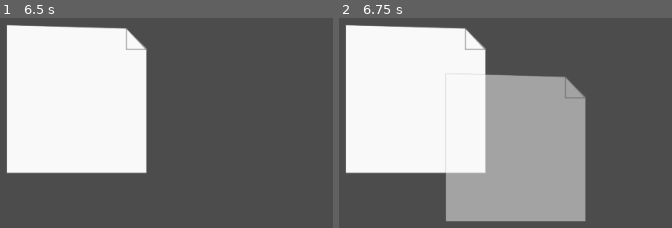
Above: before the commit, frames 1-2 (left to right).
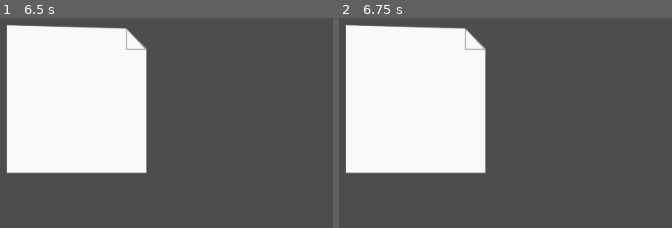
Above: after the commit, the same moments.

Repository: JoonasHeinonen/TeamStonksFGJ
Game: Godot game, scene res://Objects/FileObject.tscn
Same seed, same stepped clock (60 frames per second), same inputs: the game is played once before the commit and once after it. The project has no main scene, so this scene is started directly.
Inputs (mouse positions are in pixels of both pictures, inside the frame that each line leads up to):
- Up to frame 1 (6.5 s): click (76, 99) at 0.5 s; click (76, 99) at 1.25 s; click (76, 99) at 2 s; tap Enter at 2.75, 4.25, 5.75 s; move the mouse to (outside the picture) at 2.77 s; click (outside the picture) at 2.85 s; tap Space at 3.5, 5 s; drag from (outside the picture) to (outside the picture) at 3.52 s; move the mouse to (outside the picture) at 4.27 s; click (outside the picture) at 4.35 s; drag from (outside the picture) to (136, 165) at 5.02 s; move the mouse to (outside the picture) at 5.77 s; click (outside the picture) at 5.85 s
- Up to frame 2 (6.75 s): tap Space at 6.5 s; drag from (475, 165) to (595, 118) at 6.52 s

Frame 1 is identical in both runs. In frame 2, 23% of the frame differs, in the area x 32-75%, y 26-97%.

Commit message:
Reorganized GameContainer window to acccommodate all game elements in one place

Diff:
--- a/FileObject.gd
+++ b/FileObject.gd
@@ -30,6 +30,9 @@
 export var image = ""  # Path reference for file for texture change
 var hint_image = ""
 var dragging = false
+var sublevel = 0  # What level file is this; hide all other files
+onready var folder_image = preload("res://gfx/folder.png")
+onready var file_image = preload("res://gfx/file.png")
 
 
 # Called every frame. 'delta' is the elapsed time since the previous frame.
@@ -46,24 +49,12 @@
 		if ghost_image:
 			ghost_image.queue_free()
 
+func set_folder():
+	texture_normal = folder_image
+	is_folder = true
+	is_correct_file = false  # folder can never be correct file
+
 func set_type(new_type):
 	if new_type in ALLOWED_TYPES:
 		type = new_type
 		# TODO: Other file processing as necessary
-
-func _input(event):
-	# Check if mouse button is released
-	if event is InputEventMouseButton and not event.pressed:
-		dragging = false
-
-func _on_FileObject_gui_input(event):
-	# Check if mouse is pressed within file boundaries
-	print(event)
-	if event is InputEventMouseButton and event.pressed:
-		dragging = true
-
-		var ghost_image = Sprite.new()
-		ghost_image.texture = texture_normal
-		ghost_image.name = "Dragged"
-		ghost_image.modulate = Color(1, 1, 1, 0.5)
-		get_node("/root").add_child(ghost_image)
--- a/Game.gd
+++ b/Game.gd
@@ -27,6 +27,7 @@
 
 # Called when the node enters the scene tree for the first time.
 func _ready():
+	randomize()  # Initialize randomness
 	set_game_state(STATE_GAME)
 
 func set_game_state(new_state):
--- /dev/null
+++ b/GameContainer.gd
@@ -0,0 +1,89 @@
+extends Control
+
+
+# GameContainer: Let this instantiate the game itself
+# Should contain Folder view and Game window and also control
+# dragged object and current level parameters
+
+
+onready var file_object_scene = preload("res://Objects/FileObject.tscn")
+var dragged_item = null  # TODO: Add signal to chat to determine if file is correct
+
+# Level Stats
+var sublevel = 0
+
+onready var file_view = get_node("WindowContainer/GameFileArranger")
+onready var chat_view = get_node("ChatContainer")
+onready var folder_image = preload("res://gfx/folder.png")
+
+# Called when the node enters the scene tree for the first time.
+func _ready():
+	initialize(3)
+
+func instance_file_object(type):
+	var new_file = file_object_scene.instance()
+	if type == "folder":
+		new_file.set_folder()
+	# TODO: Determine file types and stuff randomly
+
+	return new_file
+
+func _process(delta):
+	if dragged_item:
+		get_node("Dragged").position = get_viewport().get_mouse_position()
+	else:
+		if get_node("Dragged"):
+			get_node("Dragged").queue_free()
+
+func _input(event):
+	if Input.is_action_just_released("Click"):
+		dragged_item = null
+
+func _file_pressed_signal(file_instance):
+	if not file_instance.is_folder:
+		# FILE:
+		dragged_item = file_instance
+
+		var ghost_image = Sprite.new()
+		ghost_image.texture = file_instance.texture_normal
+		ghost_image.name = "Dragged"
+		ghost_image.modulate = Color(1, 1, 1, 0.5)
+		ghost_image.scale = Vector2(0.5, 0.5)
+		add_child(ghost_image)
+
+	else:
+		sublevel = file_instance.sublevel
+		print("new sublevel", sublevel)
+
+func _create_file_signals(file_instance):
+	file_instance.connect("button_down", self, "_file_pressed_signal", [file_instance])
+
+func initialize(difficulty):
+	# DIFFICULTY LOGIC:
+	# A: Difficulty / 2 = sub-levels of folders (rounded up, min 1)
+	# B: Difficulty * 2 + (rand(0, difficulty)) = Possible amount of files inside each folder
+	# 1) Create root (sublevel 0)
+	# 2) For each sublevel, starting at sublevel 0:
+	#   * Create files equal to formula B. Randomly determine if each file is folder
+	#   * Mark sublevel for each file and folder
+	# 3) If current sublevel < total sublevel, repeat process
+	# 4) Determine correct file by choosing one with some modifiers by difficulty
+	#   * Never sublevel 0
+	#   * Has to be a file from atleast sublevels / 2 (round up)
+	#
+	var test_data = {}
+	var sublevels = round(difficulty / 2)
+	for sublevel in range(0, sublevels):
+		var files = difficulty * 2 + (randi() % difficulty)
+		for i in range(0, files):
+			randomize()
+			var is_folder = "folder" if (randi() % 10) > 5 else "file"
+			var new_file = instance_file_object(is_folder)
+			# Just Godot things; have to change texture later
+			file_view.add_child(new_file)
+			if is_folder == "folder":
+				new_file.texture_normal = folder_image
+			_create_file_signals(new_file)
+			if sublevel > round(sublevels / 2):
+				for sub_file_object in new_file.get_children():
+					sub_file_object.is_correct_file = true
--- a/GameFileArranger.gd
+++ b/GameFileArranger.gd
@@ -4,45 +4,8 @@
 # GameFileArranger - Game file viewing window.
 # Populated upon init with files and directories according to params
 onready var file_object_scene = preload("res://Objects/FileObject.tscn")
-var dragged_item = null  # TODO: Add signal to chat to determine if file is correct
 
 
 # Called when the node enters the scene tree for the first time.
 func _ready():
-	initialize(2)
-
-func initialize(difficulty):
-	# DIFFICULTY LOGIC:
-	# A: Difficulty / 2 = sub-levels of folders (rounded up, min 1)
-	# B: Difficulty * 2 + (rand(0, difficulty)) = Possible amount of files inside each folder
-	# 1) Create root (sublevel 0)
-	# 2) For each sublevel, starting at sublevel 0:
-	#   * Create files equal to formula B. Randomly determine if each file is folder
-	#   * Mark sublevel for each file and folder
-	# 3) If current sublevel < total sublevel, repeat process
-	# 4) Determine correct file by choosing one with some modifiers by difficulty
-	#   * Never sublevel 0
-	#   * Has to be a file from atleast sublevels / 2 (round up)
-	#
-	var test_data = {}
-	var sublevels = round(difficulty / 2)
-	for sublevel in range(0, sublevels):
-		var files = difficulty * 2 + (randi() % difficulty)
-		for i in range(0, files):
-			var new_file = file_object_scene.instance()
-			add_child(new_file)
-			if sublevel > round(sublevels / 2):
-				for sub_file_object in new_file.get_children():
-					sub_file_object.is_correct_file = true
-					sub_file_object.set_type("folder")
-
-func instance_file_object(type):
-	if type == "folder":
-		pass
-	elif type == "directory":
-		pass
-
-
-# Called every frame. 'delta' is the elapsed time since the previous frame.
-#func _process(delta):
-#	pass
+	rect_scale = Vector2(0.5, 0.5)  # Set scale to proper
--- a/Objects/FileObject.tscn
+++ b/Objects/FileObject.tscn
@@ -13,5 +13,3 @@
 __meta__ = {
 "_edit_use_anchors_": false
 }
-[connection signal="button_down" from="." to="." method="_on_FileObject_button_down"]
-[connection signal="gui_input" from="." to="." method="_on_FileObject_gui_input"]
--- /dev/null
+++ b/Objects/GameContainer.tscn
@@ -0,0 +1,29 @@
+[gd_scene load_steps=3 format=2]
+
+[ext_resource path="res://GameContainer.gd" type="Script" id=1]
+[ext_resource path="res://Objects/GameFileArranger.tscn" type="PackedScene" id=2]
+
+[node name="GameContainer" type="Control"]
+anchor_right = 1.0
+anchor_bottom = 1.0
+script = ExtResource( 1 )
+__meta__ = {
+"_edit_use_anchors_": false
+}
+
+[node name="WindowContainer" type="Control" parent="."]
+margin_left = 100.0
+margin_top = 40.0
+margin_right = 750.0
+margin_bottom = 550.0
+__meta__ = {
+"_edit_use_anchors_": false
+}
+
+[node name="GameFileArranger" parent="WindowContainer" instance=ExtResource( 2 )]
+
+[node name="ChatContainer" type="Control" parent="."]
+margin_left = 775.0
+margin_top = 40.0
+margin_right = 950.0
+margin_bottom = 550.0
--- a/Objects/GameFileArranger.tscn
+++ b/Objects/GameFileArranger.tscn
@@ -5,8 +5,11 @@
 [node name="GameFileArranger" type="GridContainer"]
 anchor_right = 1.0
 anchor_bottom = 1.0
+mouse_filter = 0
+mouse_default_cursor_shape = 2
 columns = 8
 script = ExtResource( 1 )
 __meta__ = {
 "_edit_use_anchors_": false
 }
+[connection signal="gui_input" from="." to="." method="_on_GameFileArranger_gui_input"]
--- a/project.godot
+++ b/project.godot
@@ -18,6 +18,14 @@
 config/name="Team Stonks FGJ"
 config/icon="res://icon.png"
 
+[input]
+
+Click={
+"deadzone": 0.5,
+"events": [ Object(InputEventMouseButton,"resource_local_to_scene":false,"resource_name":"","device":0,"alt":false,"shift":false,"control":false,"meta":false,"command":false,"button_mask":0,"position":Vector2( 0, 0 ),"global_position":Vector2( 0, 0 ),"factor":1.0,"button_index":1,"pressed":false,"doubleclick":false,"script":null)
+ ]
+}
+
 [rendering]
 
 quality/driver/driver_name="GLES2"
